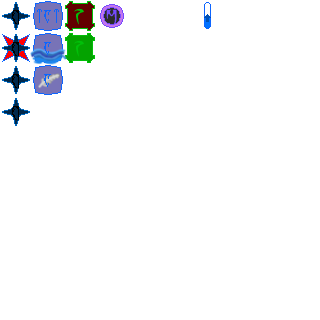
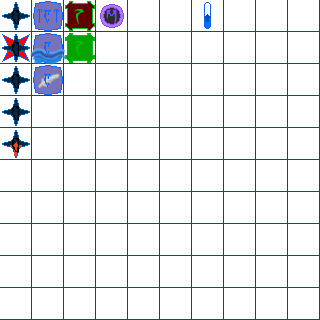
Layer changes from the first 320 x 320 image to the second:
added group "DamageFire" with 6 layers in group "Dest" over [0, 128, 32, 160]
added layer "D" (3rd of 5, in "Dest" › "DamageFire") in group "DamageFire" over [12, 138, 19, 152]
added layer "Layer 22" in group "DamageFire" over [10, 142, 22, 156]
added group "Group 3" with 1 layers in group "DamageFire" over [4, 132, 28, 156]
added layer "Layer 4" (3rd of 5, in "Dest" › "DamageFire" › "Group 3") in group "Group 3" over [4, 132, 28, 156]
added layer "Layer 3" (3rd of 5, in "Dest" › "DamageFire") in group "DamageFire" over [2, 130, 30, 158]
showed "Pattern Fill 1" over [0, 0, 320, 320]
